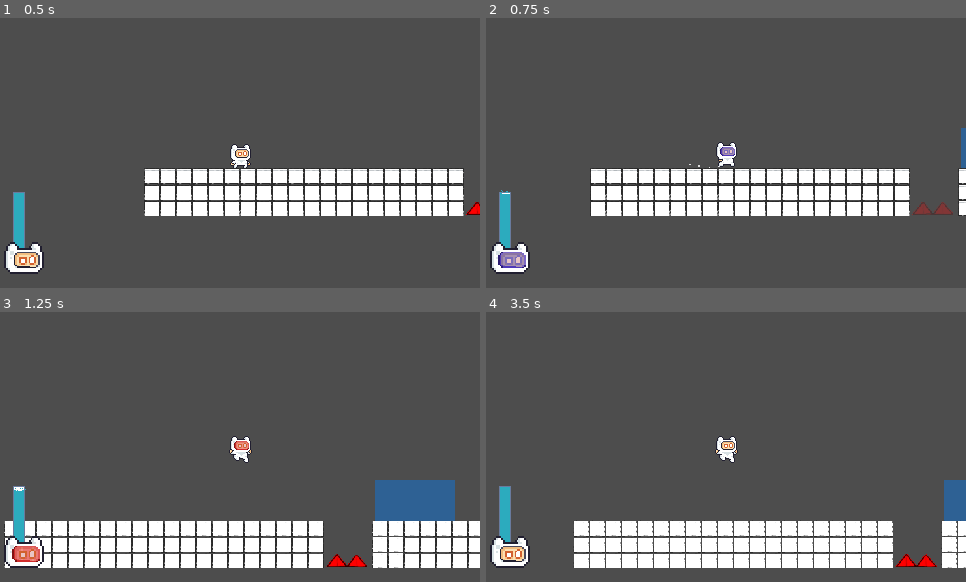
Above: before the commit, frames 1-4 (two rows, left to right).
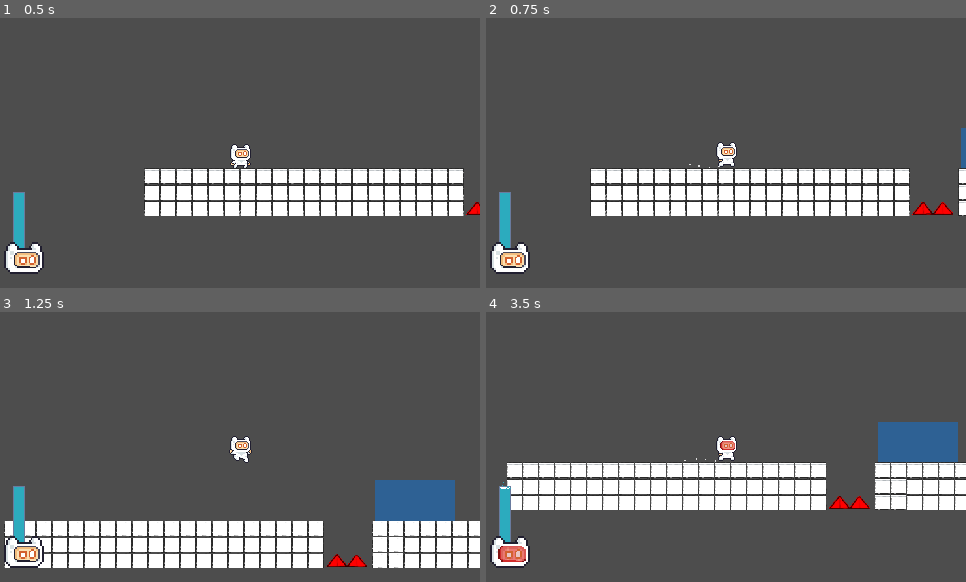
Above: after the commit, the same moments.

Repository: Naathan404/UITxVNG-Group08-NaNaNaNa
Game: Godot game, scene res://dummy_level.tscn
Same seed, same stepped clock (60 frames per second), same inputs: the game is played once before the commit and once after it.
Inputs:
- Up to frame 1 (0.5 s): no input
- Up to frame 2 (0.75 s): hold D (right) from 0.53 s (still down); hold K (mask_blue) from 0.53 s (still down)
- Up to frame 3 (1.25 s): keep holding D (right); keep holding K (mask_blue); tap Space (jump) at 0.77 s; tap J (mask_red) at 0.8 s
- Up to frame 4 (3.5 s): release K (mask_blue) at 1.28 s; tap J (mask_red) at 1.35 s; tap Space (jump) at 1.52, 3.02 s; tap L (unmask) at 1.55 s; release D (right) at 2.03 s; hold A (left) 2.03-2.78 s; hold L (unmask) 2.03-2.78 s; tap Down (mask_scroll_down, bound only after the commit) at 2.3, 2.85 s; hold D (right) from 2.78 s (still down); tap Up (mask_scroll_up, bound only after the commit) at 3.05 s

Frame 1 is identical in both runs. In frame 2, 0.7% of the frame differs, in the area x 2-98%, y 47-93%; in frame 3, 0.4%; in frame 4, 28%, in the area x 2-100%, y 40-95%.

Commit message:
refactor: input key

Diff:
--- a/project.godot
+++ b/project.godot
@@ -64,8 +64,18 @@
 unmask={
 "deadzone": 0.2,
 "events": [Object(InputEventKey,"resource_local_to_scene":false,"resource_name":"","device":-1,"window_id":0,"alt_press …(192 unchanged characters)…
+]
+}
+mask_scroll_up={
+"deadzone": 0.2,
+"events": [Object(InputEventKey,"resource_local_to_scene":false,"resource_name":"","device":-1,"window_id":0,"alt_pressed":false,"shift_pressed":false,"ctrl_pressed":false,"meta_pressed":false,"pressed":false,"keycode":0,"physical_keycode":4194320,"key_label":0,"unicode":0,"location":0,"echo":false,"script":null)
 , Object(InputEventKey,"resource_local_to_scene":false,"resource_name":"","device":-1,"window_id":0,"alt_pressed":false …(183 unchanged characters)…
-, Object(InputEventKey,"resource_local_to_scene":false,"resource_name":"","device":0,"window_id":0,"alt_pressed":false,"shift_pressed":false,"ctrl_pressed":false,"meta_pressed":false,"pressed":false,"keycode":0,"physical_keycode":4194320,"key_label":0,"unicode":0,"location":0,"echo":false,"script":null)
+]
+}
+mask_scroll_down={
+"deadzone": 0.2,
+"events": [Object(InputEventKey,"resource_local_to_scene":false,"resource_name":"","device":-1,"window_id":0,"alt_pressed":false,"shift_pressed":false,"ctrl_pressed":false,"meta_pressed":false,"pressed":false,"keycode":0,"physical_keycode":4194322,"key_label":0,"unicode":0,"location":0,"echo":false,"script":null)
+, Object(InputEventKey,"resource_local_to_scene":false,"resource_name":"","device":-1,"window_id":0,"alt_pressed":false,"shift_pressed":false,"ctrl_pressed":false,"meta_pressed":false,"pressed":false,"keycode":0,"physical_keycode":83,"key_label":0,"unicode":115,"location":0,"echo":false,"script":null)
 ]
 }
 
--- a/scripts/player/player.gd
+++ b/scripts/player/player.gd
@@ -54,19 +54,44 @@
 	if game_ui:
 		game_ui.update_ui(current_oxygen, max_oxygen, mask_type, is_oxygen_decreased)
 
+	# rơi xuống thì chết
+	if position.y > 500:
+		print("Té chết")
+		get_tree().reload_current_scene()
+
 ### Hàm xử lý input
 func _input(event: InputEvent) -> void:
 	# đổi sang mặt nạ đỏ
-	if event.is_action_pressed("mask_red"):
-		_on_mask_change(MaskType.RED)
+	if event.is_action_pressed("mask_scroll_up"):
+		if(mask_type == MaskType.NONE):
+			_on_mask_change(MaskType.RED)
+		elif(mask_type == MaskType.RED):
+			_on_mask_change(MaskType.BLUE)
+		elif(mask_type == MaskType.BLUE):
+			_on_mask_change(MaskType.NONE)
 		return
-	# mặt nạ xanh
-	elif event.is_action_pressed("mask_blue"):
-		_on_mask_change(MaskType.BLUE)
+
+	if event.is_action_pressed("mask_scroll_down"):
+		if(mask_type == MaskType.NONE):
+			_on_mask_change(MaskType.BLUE)
+		elif(mask_type == MaskType.BLUE):
+			_on_mask_change(MaskType.RED)
+		elif(mask_type == MaskType.RED):
+			_on_mask_change(MaskType.NONE)
 		return
-	elif event.is_action_pressed("unmask"):
-		_on_mask_change(MaskType.NONE)
-		return
+
+	pass
+
+	#if event.is_action_pressed("mask_red"):
+		#_on_mask_change(MaskType.RED)
+		#return
+	## mặt nạ xanh
+	#elif event.is_action_pressed("mask_blue"):
+		#_on_mask_change(MaskType.BLUE)
+		#return
+	#elif event.is_action_pressed("unmask"):
+		#_on_mask_change(MaskType.NONE)
+		#return
 
 # Hàm đổi mặt nạ
 func _on_mask_change(mask: MaskType) -> bool:
